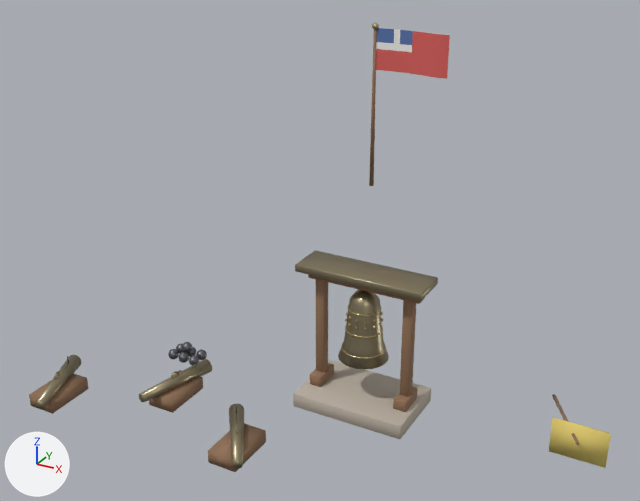
Renders of the glTF model assets/models/cinematics/humen-fall-memorial.glb from each side of a commit.
Both versions are drawn from a 50 mm camera at (9.53, -25.89, 14.54) aimed at (-1.53, -5.78, 4.49). Arrows for +X, +Y and +Z are at lower left; the lights stay in place. The picture after the commit comes second. Where no turn or scale is listed for an object, it has been applied to the vertices.

Names of what the first picture shows: 'BellBody_Bronze', 'BellFrame', 'CapturedArtillery_Guns', 'FallenStandard_Banner', 'FlagCloth_Mesh', 'UnionFlagPole_Mast'.
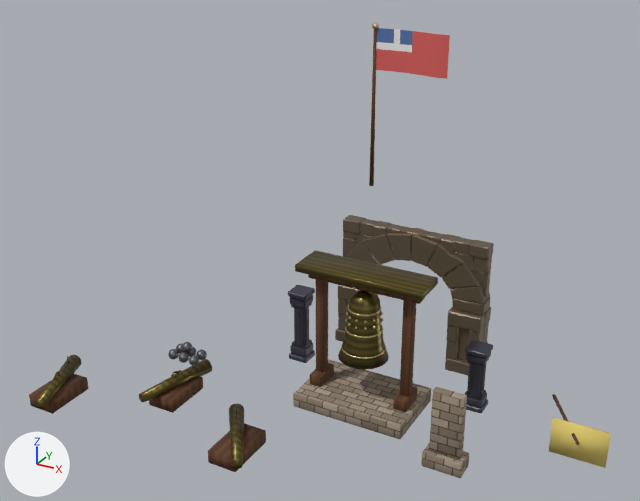
Diff of the bpy script that builds the scene:
```diff
--- a/assets/models/cinematics/humen-fall-memorial.glb.py
+++ b/assets/models/cinematics/humen-fall-memorial.glb.py
@@ mat_agedbronze @@
 mat_agedbronze = principled_material('AgedBronze')
-mat_agedbronze.base_color = (0.34, 0.29, 0.18)  # yellow #9e9376
+mat_agedbronze.texture = img_bellbronzetex
 mat_agedbronze.metallic = 0.84
@@ mat_belfrytimber @@
 mat_belfrytimber = principled_material('BelfryTimber')
-mat_belfrytimber.base_color = (0.28, 0.16, 0.09)  # brown #906f55
+mat_belfrytimber.texture = img_bellwoodtex
 mat_belfrytimber.roughness = 0.82
@@ mat_brokenstone @@
 mat_brokenstone = principled_material('BrokenStone')
-mat_brokenstone.base_color = (0.48, 0.42, 0.35)  # grey #b8ada0
+mat_brokenstone.texture = img_bellstonetex
 mat_brokenstone.roughness = 0.92
@@ ob_memorialstele @@
+ob_memorialstele = bpy.data.objects.new('MemorialStele', me_memorialstele_mesh)  # 48 vertices, 88 faces; spans x 2.65..3.75, y -1.9..-1.3, z 0.0..2.28; in mat_brokenstone (picture img_bellstonetex)
+ob_memorialstele.location = (0.0, -6.0, 0.0)
@@ ob_memorialarch @@
+ob_memorialarch = bpy.data.objects.new('MemorialArch', me_arch_001)  # 2344 vertices, 4484 faces; spans x -2.46..2.46, y -0.58..0.52, z 0.0..4.21; in mat_wall_dark (brown #6e604e), mat_wall_highlights (brown #827463), mat_wall_medium (brown #6b5946)
+ob_memorialarch.location = (0.0, -2.5, 0.0)
@@ ob_memorial_col_r @@
+ob_memorial_col_r = bpy.data.objects.new('Memorial_Col_R', me_column2_003)  # 284 vertices, 548 faces; spans x -0.33..0.33, y -0.33..0.33, z 0.0..1.96; in mat_grey_floor_001 (dark grey #454451), mat_darkgrey_floor_001 (dark grey #36343e)
+ob_memorial_col_r.location = (2.9, -4.5, 0.0)
@@ ob_memorial_col_l @@
+ob_memorial_col_l = bpy.data.objects.new('Memorial_Col_L', me_column2_001)  # 284 vertices, 548 faces; spans x -0.33..0.33, y -0.33..0.33, z 0.0..2.37; in mat_grey_floor (dark grey #454451), mat_darkgrey_floor (dark grey #36343e)
+ob_memorial_col_l.location = (-2.9, -4.5, 0.0)
```

Pixel boxes [x1, y1, x2, y2] of what changed, in the pictures (640 x 501 px):
'BellFrame', surface changed (darker): [293, 250, 438, 439] in both
'MemorialArch', added (brown): after [335, 215, 494, 375]
'CapturedArtillery_Guns', surface changed (darker): [29, 355, 266, 472] in both
'MemorialStele', added (brown): after [421, 387, 469, 478]
'BellBody_Bronze', surface changed (darker): [338, 290, 389, 369] in both
'Memorial_Col_L', added: after [288, 285, 315, 363]
'Memorial_Col_R', added: after [465, 340, 493, 413]
'UnionFlagPole_Mast', surface changed (darker): [369, 23, 379, 186] in both
